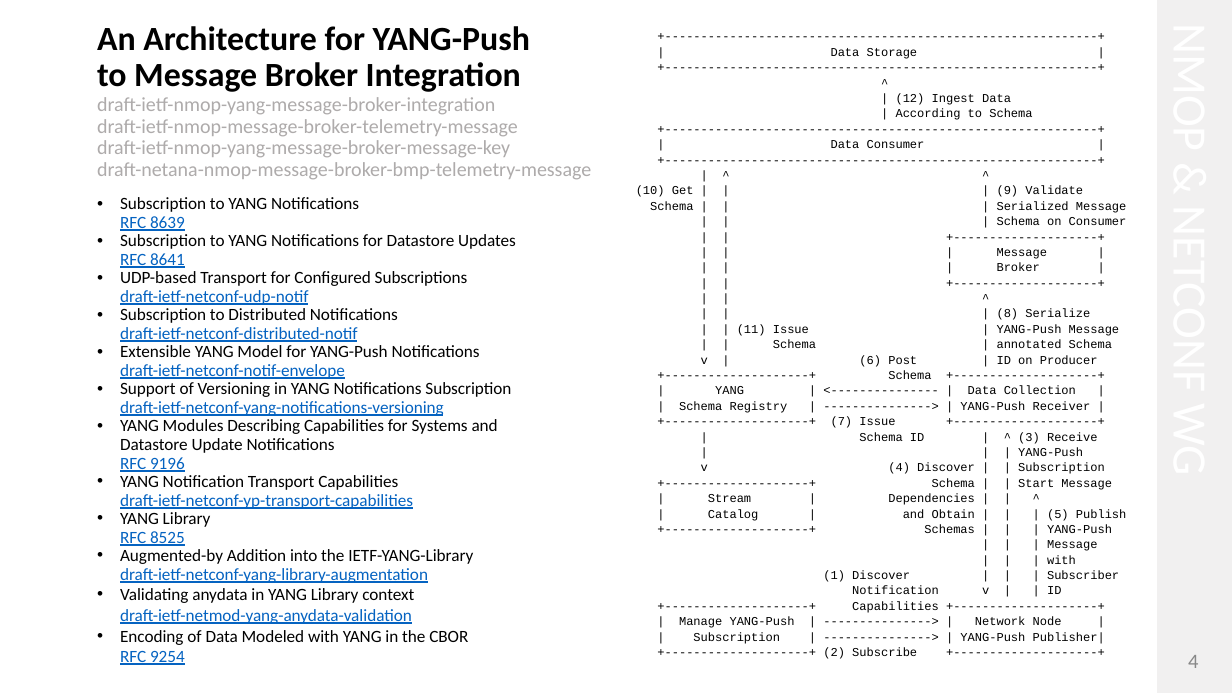
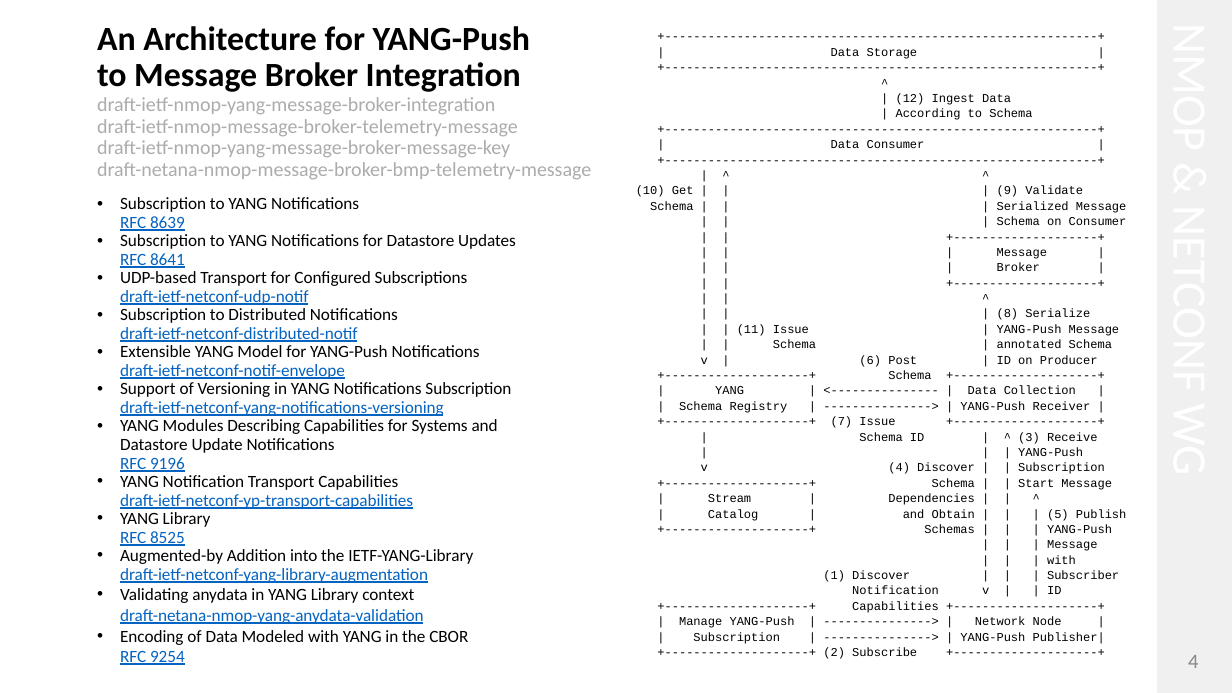
Before and after one commit to network-analytics/ietf-network-analytics-document-status, a slide deck: slide 4 of 126/Hackathon/ietf-126-hackathon-validate-e2e-yp-message-broker.pptx. Drawn at 1232x693 pixels with LibreOffice and Linux fonts; fonts in the diff are those of the drawing. Boxes give left, top, right and bottom in pixels: in the first picture for what was removed or moved away, otherwise in the second. Text is boxed around its words. In the diff, an @@ line names an element or a change of style, - is before the commit and + after.

```diff
--- a/126/Hackathon/ietf-126-hackathon-validate-e2e-yp-message-broker.pptx
+++ b/126/Hackathon/ietf-126-hackathon-validate-e2e-yp-message-broker.pptx
@@ text at bbox=[120, 588, 424, 624]: text changed @@
-• Validating anydata in YANG Library context
-  draft-ietf-netmod-yang-anydata-validation
+• Validating anydata in YANG Library context
+  draft-netana-nmop-yang-anydata-validation
```
Also in this commit, not shown: 1 other slide changed, 2 other files.
